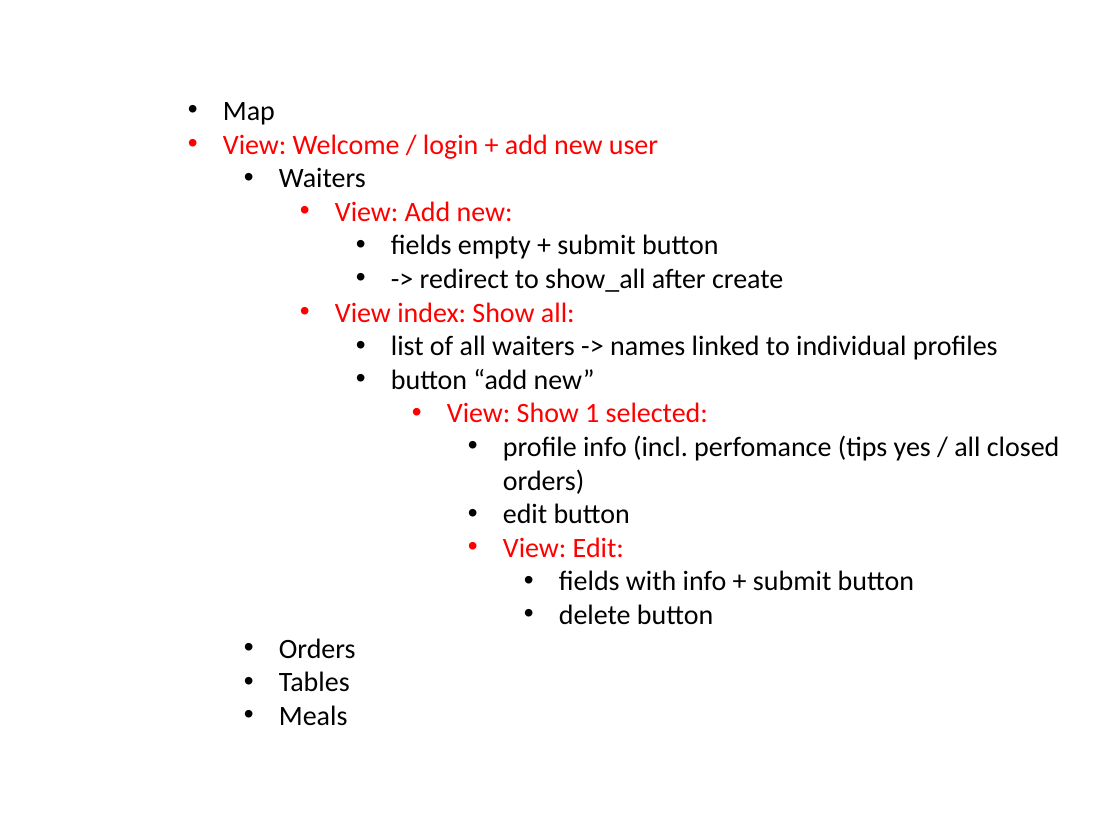
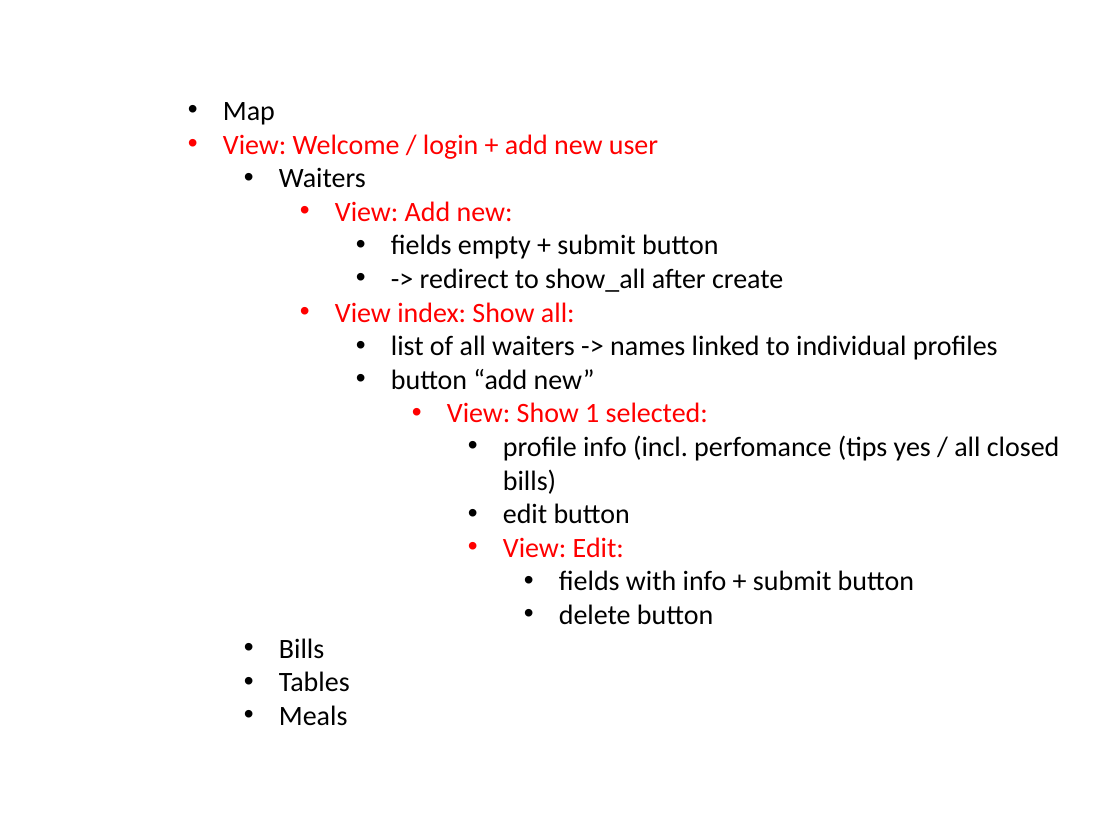
Before and after one commit to orbitka/RESTaurantApp, a slide deck: slide 12 of ERD+wireframes.pptx (slide 11 before the commit). Drawn at 1120x840 pixels with LibreOffice and Linux fonts; fonts in the diff are those of the drawing. Boxes give left, top, right and bottom in pixels: in the first picture for what was removed or moved away, otherwise in the second. Text is boxed around its words. In the diff, an @@ line names an element or a change of style, - is before the commit and + after.

```diff
--- a/ERD+wireframes.pptx
+++ b/ERD+wireframes.pptx
@@ text at box(503, 435, 1060, 494): text changed @@
-          • profile info (incl. perfomance (tips yes / all closed orders)
+          • profile info (incl. perfomance (tips yes / all closed bills)
@@ text at box(279, 638, 324, 659): text changed @@
-  • Orders
+  • Bills
```
Also in this commit, not shown: 8 other slides changed, 1 slide added, 17 other files.
